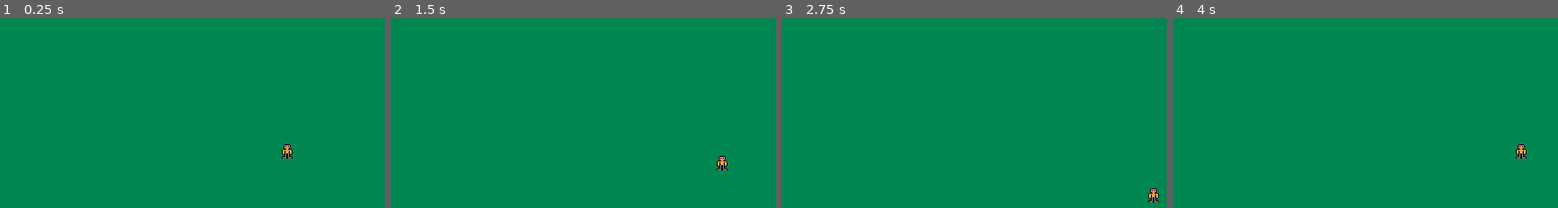
Above: before the commit, frames 1-4 (left to right).
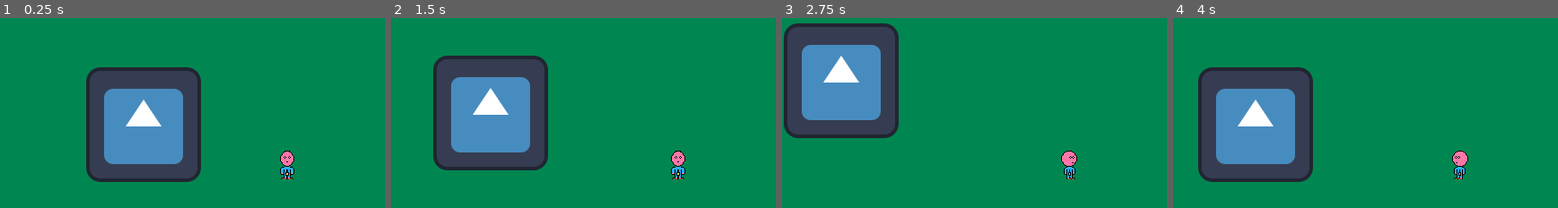
Above: after the commit, the same moments.

Repository: frostblooded/survive
Game: Godot game, scene res://scenes/main.tscn
Two runs of this game, one before a commit and one after it. Both use one fixed random seed, a clock stepped at 60 frames per second and the inputs below. The engine's default icon, where the game draws it, is replaced by a stand-in: a white triangle on a blue panel in a dark square.
Inputs:
- Up to frame 1 (0.25 s): no input
- Up to frame 2 (1.5 s): tap Enter at 0.5 s; hold D (player_walk_right) 0.53-1.28 s; hold S (player_walk_down) from 1.28 s (still down)
- Up to frame 3 (2.75 s): release S (player_walk_down) at 2.03 s; hold D (player_walk_right) from 2.03 s (still down)
- Up to frame 4 (4 s): release D (player_walk_right) at 2.78 s; hold W (player_walk_up) 2.78-3.53 s; hold A (player_walk_left) from 3.53 s (still down)

The runs differ from the first frame. In frame 1, 18% of the frame differs, in the area x 22-77%, y 25-87%; in frame 2, 18%, in the area x 10-88%, y 19-85%; in frame 3, 18%; in frame 4, 18%.

Commit message:
Add new play sprite

Diff:
--- a/project.godot
+++ b/project.godot
@@ -67,9 +67,8 @@
 
 window/size/viewport_width=640
 window/size/viewport_height=360
-window/size/mode=4
 window/stretch/mode="canvas_items"
-window/stretch/scale_mode="integer"
+window/stretch/aspect="expand"
 
 [gui]
 
--- a/scenes/main.tscn
+++ b/scenes/main.tscn
@@ -1,7 +1,8 @@
-[gd_scene load_steps=3 format=3 uid="uid://ldhjbblypwvh"]
+[gd_scene load_steps=4 format=3 uid="uid://ldhjbblypwvh"]
 
 [ext_resource type="PackedScene" uid="uid://do1bpy1s7robk" path="res://scenes/player.tscn" id="1_el5xt"]
 [ext_resource type="Texture2D" uid="uid://b7kerdvepdfp0" path="res://assets/background.png" id="1_pshj6"]
+[ext_resource type="Texture2D" uid="uid://53gbq5y4aut3" path="res://icon.svg" id="3_ocb48"]
 
 [node name="Main" type="Node2D"]
 
@@ -11,3 +12,9 @@
 
 [node name="Player" parent="." instance=ExtResource("1_el5xt")]
 position = Vector2(320, 165)
+
+[node name="Camera2D" type="Camera2D" parent="Player"]
+
+[node name="Icon" type="Sprite2D" parent="."]
+position = Vector2(160, 120)
+texture = ExtResource("3_ocb48")
--- a/scenes/player.tscn
+++ b/scenes/player.tscn
@@ -1,20 +1,39 @@
-[gd_scene load_steps=4 format=3 uid="uid://do1bpy1s7robk"]
+[gd_scene load_steps=6 format=3 uid="uid://do1bpy1s7robk"]
 
 [ext_resource type="Script" path="res://scripts/player.gd" id="1_ru80f"]
 [ext_resource type="Texture2D" uid="uid://c33mufh0eynmq" path="res://assets/player.png" id="1_uu5ju"]
+[ext_resource type="Texture2D" uid="uid://brvy4seg6ee03" path="res://assets/player_side.png" id="3_sm8o4"]
+
+[sub_resource type="SpriteFrames" id="SpriteFrames_j02gb"]
+animations = [{
+"frames": [{
+"duration": 1.0,
+"texture": ExtResource("1_uu5ju")
+}],
+"loop": true,
+"name": &"Idle",
+"speed": 5.0
+}, {
+"frames": [{
+"duration": 1.0,
+"texture": ExtResource("3_sm8o4")
+}],
+"loop": true,
+"name": &"WalkRight",
+"speed": 5.0
+}]
 
 [sub_resource type="CapsuleShape2D" id="CapsuleShape2D_qrf4m"]
-radius = 5.0
-height = 14.0
+radius = 6.0
 
-[node name="Player" type="CharacterBody2D" node_paths=PackedStringArray("sprite")]
+[node name="Player" type="CharacterBody2D" node_paths=PackedStringArray("animated_sprite")]
 script = ExtResource("1_ru80f")
 speed = 65.0
-sprite = NodePath("Sprite2D")
+animated_sprite = NodePath("AnimatedSprite2D")
 
-[node name="Sprite2D" type="Sprite2D" parent="."]
-texture = ExtResource("1_uu5ju")
+[node name="AnimatedSprite2D" type="AnimatedSprite2D" parent="."]
+sprite_frames = SubResource("SpriteFrames_j02gb")
+animation = &"Idle"
 
 [node name="CollisionShape2D" type="CollisionShape2D" parent="."]
-position = Vector2(0, 1)
 shape = SubResource("CapsuleShape2D_qrf4m")
--- a/scripts/player.gd
+++ b/scripts/player.gd
@@ -3,10 +3,18 @@
 
 @export var speed: float = 400
 
-@export var sprite: Sprite2D
+@export var animated_sprite: AnimatedSprite2D
 
 func _process(_delta: float) -> void:
     var input_direction: Vector2 = Input.get_vector("player_walk_left", "player_walk_right", "player_walk_up", "player_walk_down")
     velocity = input_direction * speed
     move_and_slide()
-    sprite.flip_h = velocity.x < 0
+    animate_sprite()
+
+func animate_sprite() -> void:
+    animated_sprite.flip_h = velocity.x < 0
+
+    if abs(velocity.x) > 0:
+        animated_sprite.play("WalkRight")
+    else:
+        animated_sprite.play("Idle")
Binary file changed: assets/player.aseprite
Binary file changed: assets/player.png
Binary file added: assets/player_side.aseprite
Binary file added: assets/player_side.png
Not shown, added: assets/player_side.png.import
